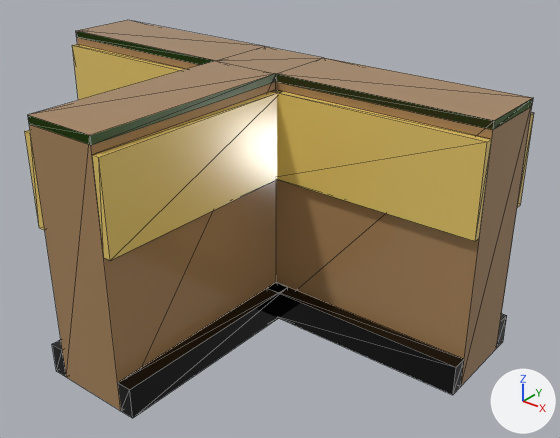
A saved change to the glTF model assets/managed-models/mill-interior/partition-tee/partition-tee.glb.
One viewpoint serves both versions: a camera (50 mm lens) standing at (0.95, -1.156, 0.879) and looking at (0.117, -0.115, 0.233). Lighting does not change. The marker at lower right points along +X, +Y and +Z. The picture after the commit comes second. Mesh edges are drawn as thin lines. Vertices at exactly the same position are counted once.

Script lines for the objects in view, before the commit:
```python
me_partition_tee = bpy.data.meshes.new('partition-tee')
me_partition_tee.from_pydata(...)  # 124 vertices, 256 faces; spans x -0.5..0.5, y -0.5..0.105, z 0.0..0.5
me_partition_tee.materials.append(mat_m_partition_tee)
ob_partition_tee = bpy.data.objects.new('partition-tee', me_partition_tee)
ob_partition_tee.location = (0.0, 0.0, 0.0)
```
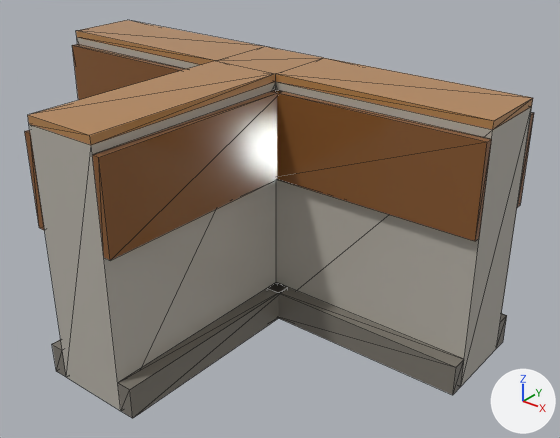
Location of each change, [x1, y1, x2, y2] in pixels of the pictures (560 x 438 px; the box of a moved part takes in the faces that stretch with it):
```json
{"part": 1, "of": "me_partition_tee", "change": "moved or reshaped", "before": [28, 20, 533, 411], "after": [28, 20, 533, 411]}
{"part": 2, "of": "me_partition_tee", "change": "surface changed", "before": [25, 20, 534, 418], "after": [25, 20, 534, 418]}
```

Edits to the scene script, one JSON object a line:
```json
{"block": "me_partition_tee", "where": "me_partition_tee.from_pydata(...)  # 124 vertices, 256 faces; spans x -0.5..0.5, y -0.5..0.105, z 0.0..0.5"}
{"block": "me_partition_tee", "where": "# used by ob_partition_tee; location = (0.0, 0.0, 0.0)"}
{"block": "me_partition_tee", "change": "me_partition_tee part 1: all 20 vertices in x -0.5..0.5, y -0.5..0.075, z 0.485..0.5 are mirrored in z about their middle"}
{"block": "me_partition_tee", "change": "me_partition_tee part 2: 236 kept faces spanning x -0.5..0.5, y -0.5..0.105, z 0.0..0.5 get new texture (UV) coordinates"}
```
